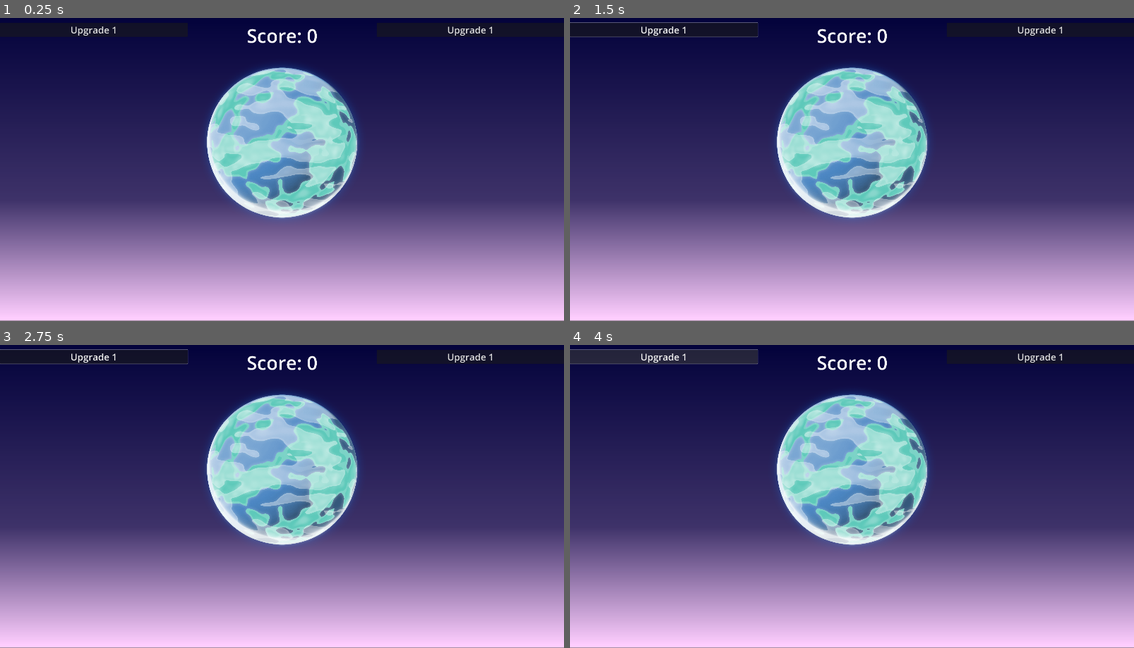
Above: before the commit, frames 1-4 (two rows, left to right).
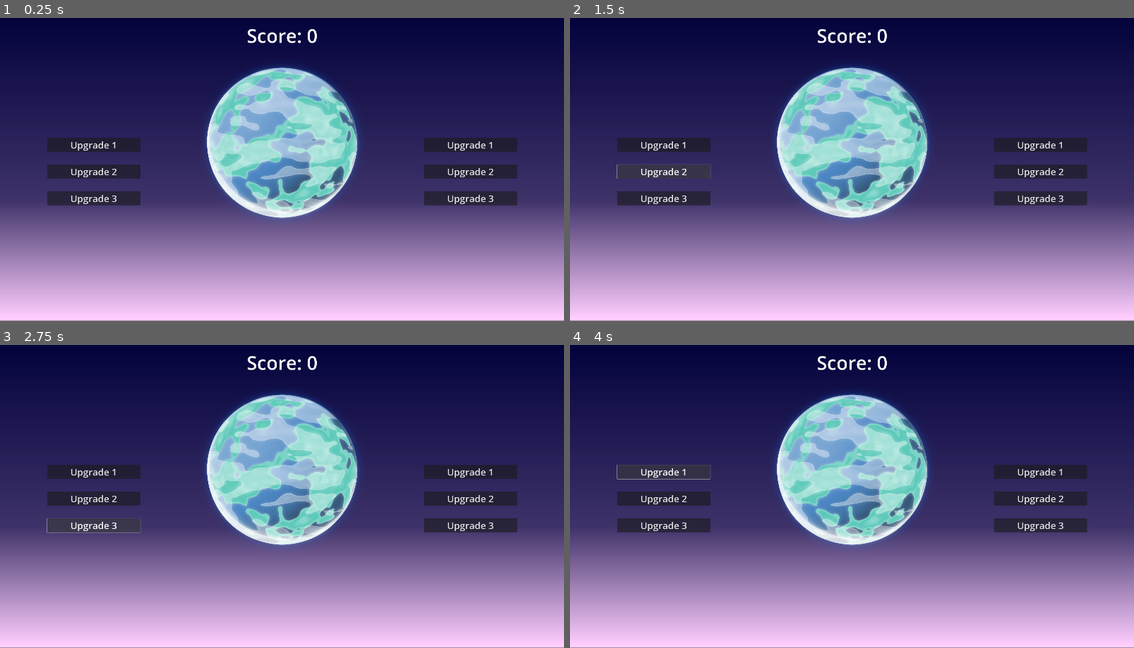
Above: after the commit, the same moments.

Repository: JStaed/planet-clicker-game
Game: Godot game, scene res://scenes/main.tscn
Same seed, same stepped clock (60 frames per second), same inputs: the game is played once before the commit and once after it. The project has no main scene, so this scene is started directly.
Inputs (mouse positions are in pixels of both pictures, inside the frame that each line leads up to):
- Up to frame 1 (0.25 s): no input
- Up to frame 2 (1.5 s): click "Upgrade 1" at 0.5 s; click (665, 172) at 1.25 s, where only the run after the commit has a clickable "Upgrade 2"
- Up to frame 3 (2.75 s): click (95, 526) at 2 s, where only the run after the commit has a clickable "Upgrade 3"
- Up to frame 4 (4 s): click (852, 469) at 2.75 s; click "Upgrade 1" at 3.5 s

The runs differ from the first frame. In frame 1, 4.8% of the frame differs, in the area x 8-92%, y 2-62%; in frame 2, 4.5%; in frame 3, 5.0%; in frame 4, 5.7%, in the area x 0-92%, y 1-62%.

Commit message:
15 Minutes

Diff:
--- /dev/null
+++ b/prefabs/h_spacer.tscn
@@ -0,0 +1,5 @@
+[gd_scene format=3 uid="uid://br5np7tdsuy4h"]
+
+[node name="HSpacer" type="Panel"]
+modulate = Color(1, 1, 1, 0)
+size_flags_horizontal = 3
--- /dev/null
+++ b/prefabs/v_spacer.tscn
@@ -0,0 +1,5 @@
+[gd_scene format=3 uid="uid://c5iuh3wu5kg54"]
+
+[node name="VSpacer" type="Panel"]
+modulate = Color(1, 1, 1, 0)
+size_flags_vertical = 3
--- a/scenes/main.tscn
+++ b/scenes/main.tscn
@@ -1,7 +1,9 @@
-[gd_scene load_steps=6 format=3 uid="uid://b8ae071qdtqmx"]
+[gd_scene load_steps=8 format=3 uid="uid://b8ae071qdtqmx"]
 
 [ext_resource type="Theme" uid="uid://drkq000it3bqx" path="res://resources/ShopButtonTheme.tres" id="1_0wfyh"]
+[ext_resource type="PackedScene" uid="uid://br5np7tdsuy4h" path="res://prefabs/h_spacer.tscn" id="1_jyhfs"]
 [ext_resource type="Texture2D" uid="uid://c8l05r1uqvjag" path="res://planet-sprites/planet00.png" id="1_o5qli"]
+[ext_resource type="PackedScene" uid="uid://c5iuh3wu5kg54" path="res://prefabs/v_spacer.tscn" id="2_tbgi4"]
 
 [sub_resource type="Gradient" id="Gradient_0wfyh"]
 offsets = PackedFloat32Array(0, 0.62, 1)
@@ -37,14 +39,46 @@
 offset_bottom = 2034.0
 alignment = 1
 
+[node name="HSpacer" parent="CanvasLayer/Control/HBoxContainer" instance=ExtResource("1_jyhfs")]
+layout_mode = 2
+size_flags_stretch_ratio = 0.5
+
 [node name="ShopLeft" type="VBoxContainer" parent="CanvasLayer/Control/HBoxContainer"]
 layout_mode = 2
 size_flags_horizontal = 3
+
+[node name="VSpacer" parent="CanvasLayer/Control/HBoxContainer/ShopLeft" instance=ExtResource("2_tbgi4")]
+layout_mode = 2
 
 [node name="Button" type="Button" parent="CanvasLayer/Control/HBoxContainer/ShopLeft"]
 layout_mode = 2
 theme = ExtResource("1_0wfyh")
 text = "Upgrade 1"
+
+[node name="VSpacer2" parent="CanvasLayer/Control/HBoxContainer/ShopLeft" instance=ExtResource("2_tbgi4")]
+layout_mode = 2
+size_flags_stretch_ratio = 0.1
+
+[node name="Button2" type="Button" parent="CanvasLayer/Control/HBoxContainer/ShopLeft"]
+layout_mode = 2
+theme = ExtResource("1_0wfyh")
+text = "Upgrade 2"
+
+[node name="VSpacer3" parent="CanvasLayer/Control/HBoxContainer/ShopLeft" instance=ExtResource("2_tbgi4")]
+layout_mode = 2
+size_flags_stretch_ratio = 0.1
+
+[node name="Button3" type="Button" parent="CanvasLayer/Control/HBoxContainer/ShopLeft"]
+layout_mode = 2
+theme = ExtResource("1_0wfyh")
+text = "Upgrade 3"
+
+[node name="VSpacer4" parent="CanvasLayer/Control/HBoxContainer/ShopLeft" instance=ExtResource("2_tbgi4")]
+layout_mode = 2
+
+[node name="HSpacer2" parent="CanvasLayer/Control/HBoxContainer" instance=ExtResource("1_jyhfs")]
+layout_mode = 2
+size_flags_stretch_ratio = 0.5
 
 [node name="Center" type="VBoxContainer" parent="CanvasLayer/Control/HBoxContainer"]
 layout_mode = 2
@@ -60,11 +94,43 @@
 layout_mode = 2
 texture_normal = ExtResource("1_o5qli")
 
+[node name="HSpacer3" parent="CanvasLayer/Control/HBoxContainer" instance=ExtResource("1_jyhfs")]
+layout_mode = 2
+size_flags_stretch_ratio = 0.5
+
 [node name="ShopRight" type="VBoxContainer" parent="CanvasLayer/Control/HBoxContainer"]
 layout_mode = 2
 size_flags_horizontal = 3
+
+[node name="VSpacer" parent="CanvasLayer/Control/HBoxContainer/ShopRight" instance=ExtResource("2_tbgi4")]
+layout_mode = 2
 
 [node name="Button" type="Button" parent="CanvasLayer/Control/HBoxContainer/ShopRight"]
 layout_mode = 2
 theme = ExtResource("1_0wfyh")
 text = "Upgrade 1"
+
+[node name="VSpacer2" parent="CanvasLayer/Control/HBoxContainer/ShopRight" instance=ExtResource("2_tbgi4")]
+layout_mode = 2
+size_flags_stretch_ratio = 0.1
+
+[node name="Button2" type="Button" parent="CanvasLayer/Control/HBoxContainer/ShopRight"]
+layout_mode = 2
+theme = ExtResource("1_0wfyh")
+text = "Upgrade 2"
+
+[node name="VSpacer3" parent="CanvasLayer/Control/HBoxContainer/ShopRight" instance=ExtResource("2_tbgi4")]
+layout_mode = 2
+size_flags_stretch_ratio = 0.1
+
+[node name="Button3" type="Button" parent="CanvasLayer/Control/HBoxContainer/ShopRight"]
+layout_mode = 2
+theme = ExtResource("1_0wfyh")
+text = "Upgrade 3"
+
+[node name="VSpacer4" parent="CanvasLayer/Control/HBoxContainer/ShopRight" instance=ExtResource("2_tbgi4")]
+layout_mode = 2
+
+[node name="HSpacer4" parent="CanvasLayer/Control/HBoxContainer" instance=ExtResource("1_jyhfs")]
+layout_mode = 2
+size_flags_stretch_ratio = 0.5
